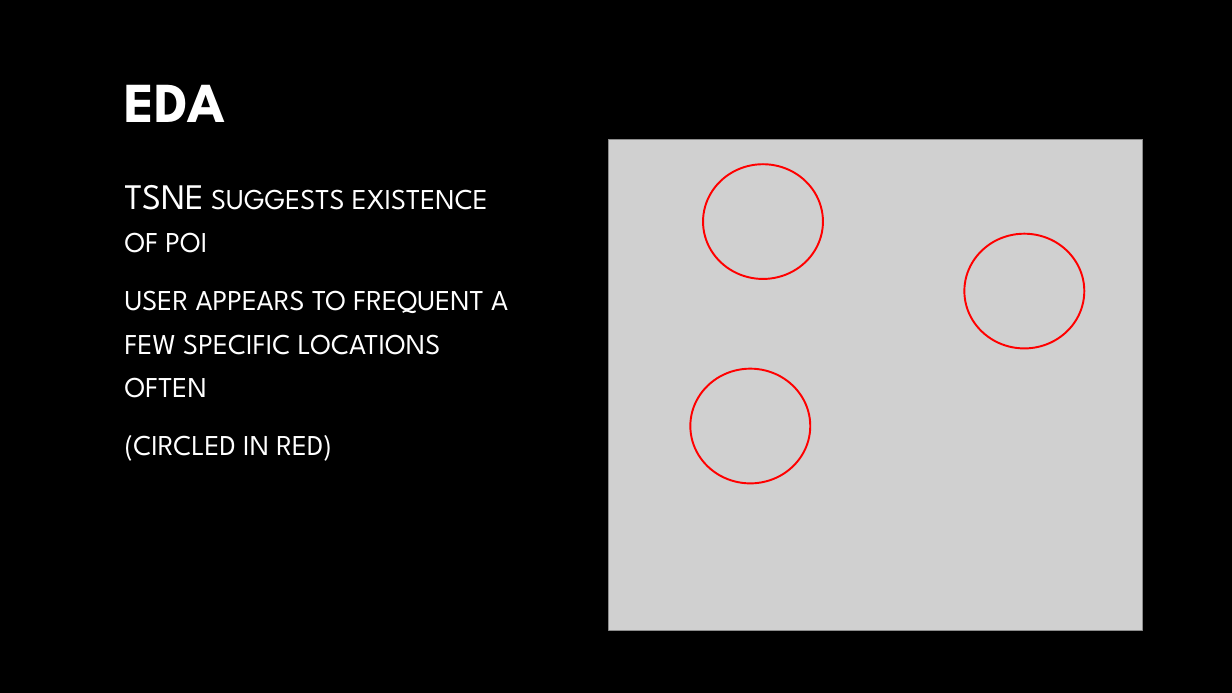
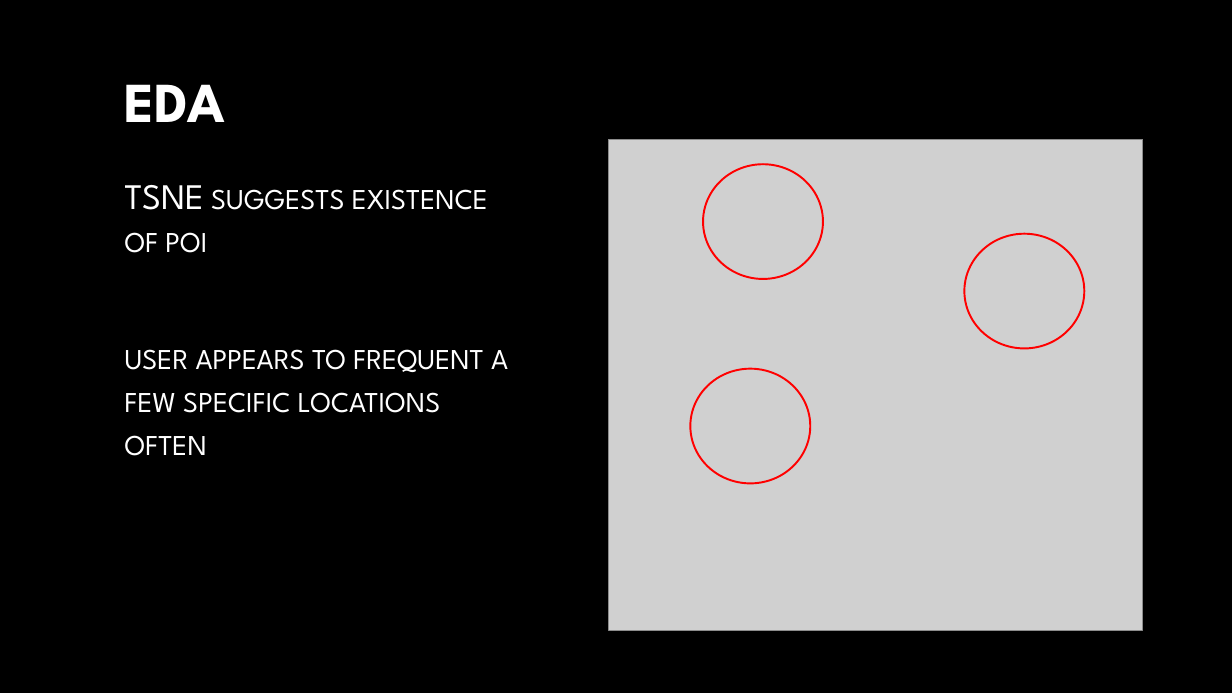
Before and after one commit to aaronk313/dsi, a slide deck: slide 11 of capstone-aaronkim.pptx. Drawn at 1232x693 pixels with LibreOffice and Linux fonts; fonts in the diff are those of the drawing; grey boxes stand for pictures; background and template pictures are left out. Boxes give left, top, right and bottom in pixels: in the first picture for what was removed or moved away, otherwise in the second. Text is boxed around its words. In the diff, an @@ line names an element or a change of style, - is before the commit and + after.

```diff
--- a/capstone-aaronkim.pptx
+++ b/capstone-aaronkim.pptx
@@ text at box(125, 435, 332, 461): paragraph removed @@
-(circled in red)
```
Also in this commit, not shown: 11 other slides changed, 4 other files.
